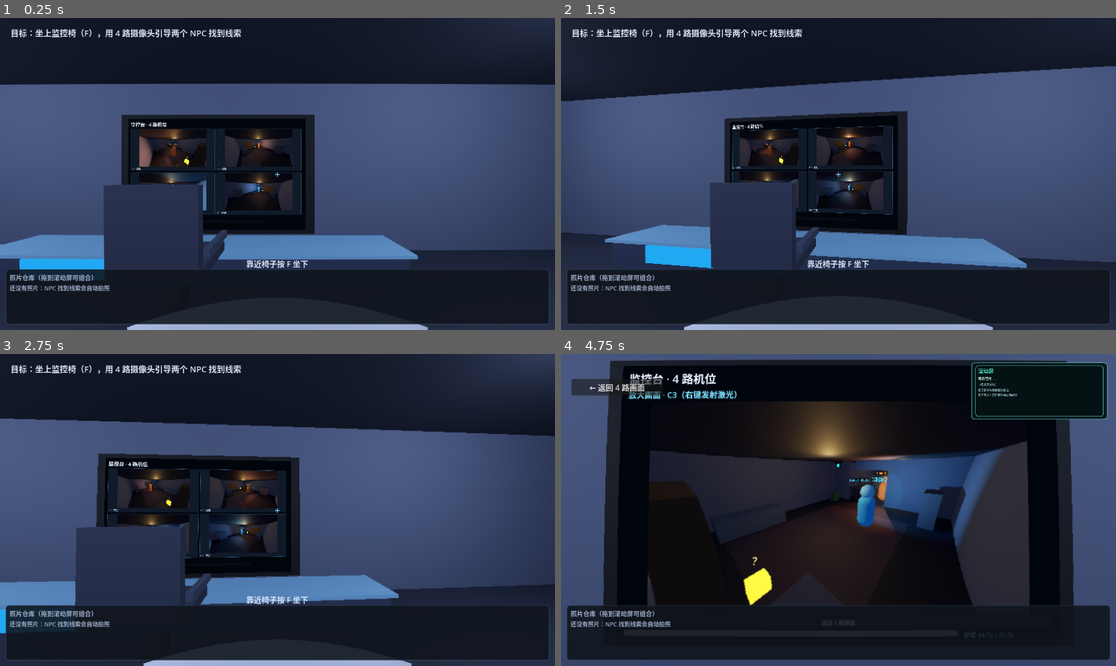
Above: before the commit, frames 1-4 (two rows, left to right).
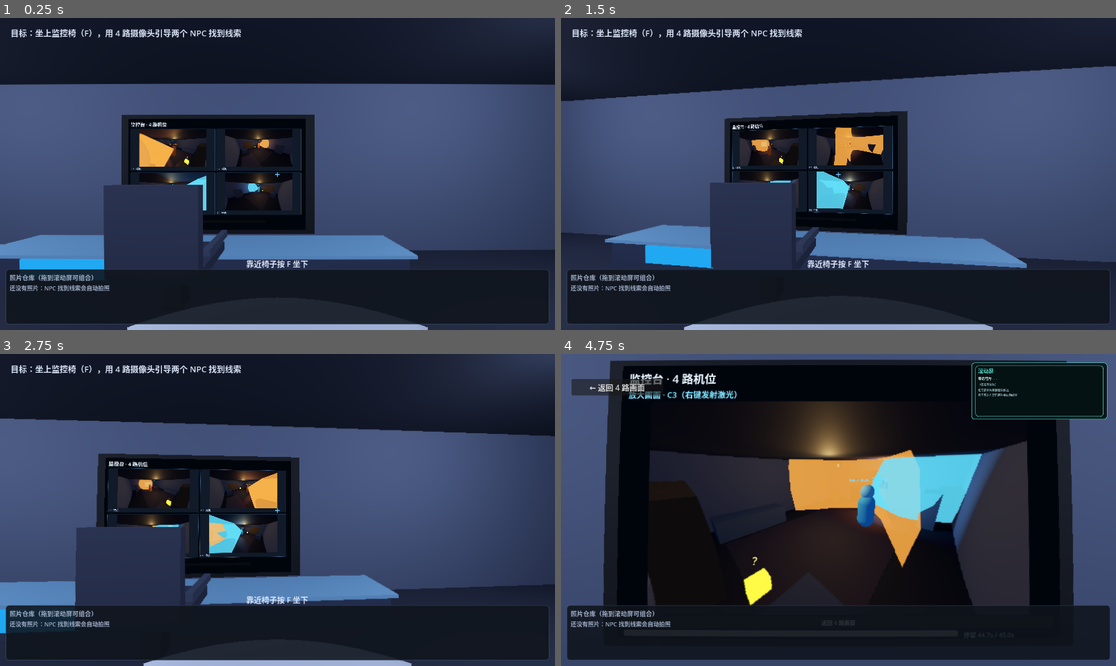
Above: after the commit, the same moments.

Repository: RequieMa/dual-faced-world
Game: Godot game, scene res://scenes/main.tscn
The game is run twice, just before and just after one commit, with the same random seed, the same clock (stepped at 60 frames per second) and the same inputs.
Inputs (mouse positions are in pixels of both pictures, inside the frame that each line leads up to):
- Up to frame 1 (0.25 s): no input
- Up to frame 2 (1.5 s): tap Enter at 0.5 s; move the mouse to (866, 174) at 0.52 s; hold Up from 0.53 s (still down); tap 1 at 0.6 s; click (866, 174) at 0.67 s; tap Space at 0.77 s; move the mouse to (810, 174) at 1.27 s; tap 2 at 1.35 s; click (810, 174) at 1.42 s
- Up to frame 3 (2.75 s): keep holding Up; tap Space at 1.52 s; move the mouse to (288, 503) at 2.02 s; tap 3 at 2.1 s; click (288, 503) at 2.17 s
- Up to frame 4 (4.75 s): keep holding Up; move the mouse to (832, 516) at 2.77 s; tap 4 at 2.85 s; click (832, 516) at 2.92 s; tap Space at 3.02, 3.77, 4.52 s; move the mouse to (877, 513) at 3.52 s; tap 0 at 3.6 s; click (877, 513) at 3.67 s; move the mouse to (794, 506) at 4.27 s; tap F at 4.35 s; click (794, 506) at 4.42 s

The runs differ from the first frame. In frame 1, 0.7% of the frame differs, in the area x 25-49%, y 36-62%; in frame 2, 1.3%; in frame 3, 1.1%; in frame 4, 6.3%, in the area x 40-76%, y 30-69%.

Commit message:
fix: 激光射线、视锥显示与 NPC 响应判定 (#55)
* fix: 激光射线、视锥显示与 NPC 响应判定

* fix: 激光射线、视锥显示与 NPC 响应判定

* fix: 显示激光射线并提高视锥不透明度

Diff:
--- a/scripts/room_demo/monitor_ui.gd
+++ b/scripts/room_demo/monitor_ui.gd
@@ -30,6 +30,8 @@
 var _notice: Label
 var _fisheye_material: ShaderMaterial
 var _snow_textures: Array[ImageTexture] = []
+var _laser_line: Line2D
+var _laser_tween: Tween
 
 
 func setup() -> void:
@@ -92,6 +94,16 @@
 	_big_feed.material = _fisheye_material
 	_big_feed.gui_input.connect(_on_big_feed_input)
 	_big_box.add_child(_big_feed)
+	_laser_line = Line2D.new()
+	_laser_line.name = "LaserLine"
+	_laser_line.width = 3.0
+	_laser_line.default_color = Color(1.0, 0.08, 0.03, 0.95)
+	_laser_line.joint_mode = Line2D.LINE_JOINT_ROUND
+	_laser_line.begin_cap_mode = Line2D.LINE_CAP_ROUND
+	_laser_line.end_cap_mode = Line2D.LINE_CAP_ROUND
+	_laser_line.z_index = 10
+	_laser_line.visible = false
+	_big_feed.add_child(_laser_line)
 	var back := _button("返回 4 路画面")
 	back.pressed.connect(func(): close_feed_requested.emit())
 	_big_box.add_child(back)
@@ -187,6 +199,8 @@
 
 func set_selected(feed_id: String) -> void:
 	_selected = feed_id
+	if _laser_line != null:
+		_laser_line.visible = false
 	_grid_box.visible = feed_id.is_empty()
 	_big_box.visible = not feed_id.is_empty()
 	if feed_id.is_empty():
@@ -228,8 +242,24 @@
 	if size.x <= 0.0 or size.y <= 0.0:
 		return
 	var uv := _big_feed.get_local_mouse_position() / size
+	# 从相机视角看，3D 光束沿视线只能看到一个端点；这里补屏幕空间射线。
+	_flash_laser(_big_feed.get_local_mouse_position())
 	laser_requested.emit(_selected, _undistort_uv(uv))
 	_big_feed.accept_event()
+
+
+func _flash_laser(local_point: Vector2) -> void:
+	if _laser_line == null:
+		return
+	if _laser_tween != null and _laser_tween.is_valid():
+		_laser_tween.kill()
+	_laser_line.points = PackedVector2Array([_big_feed.size * 0.5, local_point])
+	_laser_line.modulate.a = 1.0
+	_laser_line.visible = true
+	_laser_tween = create_tween()
+	_laser_tween.tween_interval(0.45)
+	_laser_tween.tween_property(_laser_line, "modulate:a", 0.0, 0.35)
+	_laser_tween.tween_callback(func(): _laser_line.visible = false)
 
 
 func uses_fisheye() -> bool:
--- a/scripts/room_demo/npc_actor.gd
+++ b/scripts/room_demo/npc_actor.gd
@@ -140,16 +140,74 @@
 
 ## 收到玩家激光/截图信号。超出范围或仍在“忽略期”返回 false。
 func receive_signal(point: Vector3, now: float = -1.0) -> bool:
+	if global_position.distance_to(point) > signal_range:
+		return false
+	return _accept_signal(point, now)
+
+
+## 激光射线与视锥相交才响应；不能只按落点距离判断。
+func receive_laser(ray_origin: Vector3, ray_end: Vector3, now: float = -1.0) -> bool:
+	if not _ray_intersects_vision_cone(ray_origin, ray_end):
+		return false
+	return _accept_signal(ray_end, now)
+
+
+func _accept_signal(point: Vector3, now: float) -> bool:
 	var at := _now if now < 0.0 else now
 	if at < _ignore_until:
-		return false
-	if global_position.distance_to(point) > signal_range:
 		return false
 	_target = Vector3(point.x, global_position.y, point.z)
 	_signal_active = true
 	_seeking_clue_id = ""
 	_set_state(STATE_SEEK)
 	return true
+
+
+## 有限线段与有限视锥（顶点在眼睛、轴为视向、半角 vision_half_angle）求交。
+func _ray_intersects_vision_cone(ray_origin: Vector3, ray_end: Vector3) -> bool:
+	var apex := _vision_origin()
+	var axis := _vision_forward()
+	if axis.length_squared() < 0.0001:
+		return false
+	var height := _vision_length
+	if height <= 0.01:
+		height = vision_range
+	var k := tan(deg_to_rad(vision_half_angle))
+
+	var v := ray_origin - apex
+	var w := ray_end - ray_origin
+	var dv := w.dot(axis)
+	var c := v.dot(axis)
+	var v_perp := v - axis * c
+	var w_perp := w - axis * dv
+	var a := w_perp.length_squared() - k * k * dv * dv
+	var b := 2.0 * (v_perp.dot(w_perp) - k * k * c * dv)
+	var d := v_perp.length_squared() - k * k * c * c
+
+	if _point_in_vision_cone(ray_origin, apex, axis, height, k) 			or _point_in_vision_cone(ray_end, apex, axis, height, k):
+		return true
+	if absf(a) < 0.00001:
+		if absf(b) < 0.00001:
+			return false
+		var t := -d / b
+		return t >= 0.0 and t <= 1.0 and _point_in_vision_cone(ray_origin + w * t, apex, axis, height, k)
+	var disc := b * b - 4.0 * a * d
+	if disc < 0.0:
+		return false
+	var root := sqrt(disc)
+	for t in [(-b - root) / (2.0 * a), (-b + root) / (2.0 * a)]:
+		if t >= 0.0 and t <= 1.0 and _point_in_vision_cone(ray_origin + w * t, apex, axis, height, k):
+			return true
+	return false
+
+
+func _point_in_vision_cone(point: Vector3, apex: Vector3, axis: Vector3,
+		height: float, k: float) -> bool:
+	var offset := point - apex
+	var axial := offset.dot(axis)
+	if axial < 0.0 or axial > height:
+		return false
+	return (offset - axis * axial).length() <= k * axial
 
 
 ## 目标点是否在视锥内，且到目标点的射线不被墙/家具挡住。
@@ -472,7 +530,7 @@
 	_cone_visual.cast_shadow = GeometryInstance3D.SHADOW_CASTING_SETTING_OFF
 	var cone_material := StandardMaterial3D.new()
 	cone_material.transparency = BaseMaterial3D.TRANSPARENCY_ALPHA
-	cone_material.albedo_color = Color(body_color.r, body_color.g, body_color.b, 0.05)
+	cone_material.albedo_color = Color(body_color.r, body_color.g, body_color.b, 0.8)
 	cone_material.shading_mode = BaseMaterial3D.SHADING_MODE_UNSHADED
 	cone_material.cull_mode = BaseMaterial3D.CULL_DISABLED
 	_cone_visual.material_override = cone_material
@@ -492,7 +550,8 @@
 		cone_mesh.bottom_radius = tan(deg_to_rad(vision_half_angle))
 		cone_mesh.top_radius = 0.02
 	if _cone_visual != null:
-		var visual_length := minf(_vision_length, 1.2)
+		# 一直画到第一个遮挡物；没有遮挡就画满视距。
+		var visual_length := maxf(_vision_length, 0.12)
 		_cone_visual.scale = Vector3(visual_length, visual_length, visual_length)
 		_cone_visual.position = Vector3(0, 0, -visual_length * 0.5)
 
--- a/scripts/room_demo/room_demo.gd
+++ b/scripts/room_demo/room_demo.gd
@@ -251,8 +251,9 @@
 	var camera: Camera3D = feed["camera"]
 	var viewport: SubViewport = feed["viewport"]
 	var screen_point := normalized * Vector2(viewport.size)
-	var origin := camera.project_ray_origin(screen_point)
-	var direction := camera.project_ray_normal(screen_point)
+	# screen point -> world：从当前机位相机位置出发，沿该屏幕点的投影方向。
+	var origin: Vector3 = camera.global_position
+	var direction: Vector3 = camera.project_ray_normal(screen_point).normalized()
 	var point := origin + direction * 14.0
 	var query := PhysicsRayQueryParameters3D.create(origin, origin + direction * 40.0)
 	query.collision_mask = 0xFFFFFFFF
@@ -262,9 +263,10 @@
 	_spawn_beam(origin, point)
 	var accepted: Array[String] = []
 	for npc in npcs:
-		if is_instance_valid(npc) and npc.receive_signal(point):
+		if is_instance_valid(npc) and npc.receive_laser(origin, point):
 			accepted.append(npc.npc_id)
-	last_laser = {"point": point, "accepted": accepted, "feed": feed_id}
+	last_laser = {"origin": origin, "direction": direction, "point": point,
+		"accepted": accepted, "feed": feed_id}
 	var message := "激光没有引起注意（超出范围或莽撞 NPC 暂时不信了）"
 	if not accepted.is_empty():
 		message = "激光信号：%s 响应" % "、".join(accepted)
@@ -274,23 +276,51 @@
 
 
 func _spawn_beam(from: Vector3, to: Vector3) -> void:
-	var length := from.distance_to(to)
+	var total := from.distance_to(to)
+	if total <= 0.05:
+		return
+	# 射线起点仍是相机；视觉光束从相机前方起画，避免相机处在几何体内部糊满屏。
+	var direction := (to - from) / total
+	var visual_from := from + direction * minf(0.8, total * 0.5)
+	var length := visual_from.distance_to(to)
 	if length <= 0.05:
 		return
-	var beam := MeshInstance3D.new()
-	var box := BoxMesh.new()
-	box.size = Vector3(0.035, 0.035, length)
-	beam.mesh = box
-	var material := StandardMaterial3D.new()
-	material.albedo_color = Color(1.0, 0.25, 0.2)
-	material.emission_enabled = true
-	material.emission = Color(1.0, 0.15, 0.1)
-	material.emission_energy_multiplier = 4.0
-	beam.material_override = material
-	beam.position = (from + to) * 0.5
+	var beam := Node3D.new()
+	beam.name = "LaserBeam"
+	add_child(beam)
+	beam.position = (visual_from + to) * 0.5
 	beam.look_at(to, Vector3.UP)
-	add_child(beam)
-	get_tree().create_timer(1.6).timeout.connect(beam.queue_free)
+
+	var core_mesh := BoxMesh.new()
+	core_mesh.size = Vector3(0.012, 0.012, length)
+	var core := MeshInstance3D.new()
+	core.mesh = core_mesh
+	core.cast_shadow = GeometryInstance3D.SHADOW_CASTING_SETTING_OFF
+	var core_material := StandardMaterial3D.new()
+	core_material.shading_mode = BaseMaterial3D.SHADING_MODE_UNSHADED
+	core_material.albedo_color = Color(1.0, 0.12, 0.05)
+	core_material.emission_enabled = true
+	core_material.emission = Color(1.0, 0.05, 0.02)
+	core_material.emission_energy_multiplier = 8.0
+	core.material_override = core_material
+	beam.add_child(core)
+
+	# 加法辉光层，让细激光在监控画面里也能看见。
+	var glow_mesh := BoxMesh.new()
+	glow_mesh.size = Vector3(0.035, 0.035, length)
+	var glow := MeshInstance3D.new()
+	glow.mesh = glow_mesh
+	glow.cast_shadow = GeometryInstance3D.SHADOW_CASTING_SETTING_OFF
+	var glow_material := StandardMaterial3D.new()
+	glow_material.shading_mode = BaseMaterial3D.SHADING_MODE_UNSHADED
+	glow_material.transparency = BaseMaterial3D.TRANSPARENCY_ALPHA
+	glow_material.blend_mode = BaseMaterial3D.BLEND_MODE_ADD
+	glow_material.cull_mode = BaseMaterial3D.CULL_DISABLED
+	glow_material.albedo_color = Color(1.0, 0.05, 0.02, 0.18)
+	glow.material_override = glow_material
+	beam.add_child(glow)
+
+	get_tree().create_timer(2.5).timeout.connect(beam.queue_free)
 
 
 func _spawn_explosion(position: Vector3) -> void:
--- a/tests/test_room_demo.gd
+++ b/tests/test_room_demo.gd
@@ -107,6 +107,17 @@
 		reckless.tick(2.0, [])
 	_check("莽撞 NPC 跑空多次后进入忽略状态", reckless.is_ignoring_signals(), str(reckless.get_state()))
 	_check("忽略状态下拒绝信号", not reckless.receive_signal(Vector3(0.5, 0, 0)))
+
+	var laser_npc = load(NPC_SCRIPT).new()
+	root.add_child(laser_npc)
+	laser_npc.configure("npc_laser", "cautious", Vector3(0, 0, 0), [Vector3(0, 0, 0)])
+	_check("射线穿过视锥才响应",
+		laser_npc.receive_laser(Vector3(0, 1.45, 3), Vector3(0, 1.45, -3), 0.0))
+	_check("偏移射线不响应",
+		not laser_npc.receive_laser(Vector3(3, 1.45, 3), Vector3(3, 1.45, -3), 0.0))
+	_check("没到达视锥的短射线不响应",
+		not laser_npc.receive_laser(Vector3(0, 1.45, 3), Vector3(0, 1.45, 1), 0.0))
+	laser_npc.queue_free()
 
 	var cautious = load(NPC_SCRIPT).new()
 	root.add_child(cautious)
@@ -175,11 +186,29 @@
 	_check("坐下后鼠标事件能转发到 3D 监控屏", demo._forward_mouse_to_monitor(motion))
 	demo.monitor_ui.feed_clicked.emit("C2")
 	_check("屏幕 UI 点击信号能选中机位", String(demo.selected_feed) == "C2")
+	var laser_line: Line2D = demo.monitor_ui._laser_line
+	demo.monitor_ui._flash_laser(Vector2(120, 60))
+	_check("监控画面有 2D 激光线", laser_line != null and laser_line.visible
+		and laser_line.points.size() == 2)
 	demo.set_seated(false)
 	_check("站起后玩家状态同步", not demo.player.seated)
 
 	_check("可以选中 C1", demo.select_feed("C1"))
 	_check("C1 成为当前机位", String(demo.camera_session.get_state().get("current", "")) == "C1")
+	var click_uv := Vector2(0.7, 0.4)
+	var laser_result: Dictionary = demo.fire_laser("C1", click_uv)
+	var c1_feed: Dictionary = demo._feed_by_id("C1")
+	var c1_camera: Camera3D = c1_feed["camera"]
+	var c1_viewport: SubViewport = c1_feed["viewport"]
+	_check("激光从当前机位相机出发",
+		(laser_result.get("origin", Vector3.INF) as Vector3).is_equal_approx(c1_camera.global_position))
+	var expected_dir: Vector3 = c1_camera.project_ray_normal(click_uv * Vector2(c1_viewport.size)).normalized()
+	_check("激光方向来自屏幕点投影",
+		(laser_result.get("direction", Vector3.ZERO) as Vector3).dot(expected_dir) > 0.999)
+	var laser_vec: Vector3 = (laser_result.get("point", Vector3.ZERO) as Vector3) - (laser_result.get("origin", Vector3.ZERO) as Vector3)
+	_check("激光落点沿该屏幕方向",
+		laser_vec.length() > 0.1 and laser_vec.normalized().dot(expected_dir) > 0.999,
+		str(laser_vec))
 	demo.tick(999.0)
 	_check("停留超时后机位烧毁", demo.camera_session.is_burned("C1"))
 	_check("烧毁画面显示雪花", demo.monitor_ui.is_burned_visual("C1"))
--- a/tests/test_room_npc_behavior.gd
+++ b/tests/test_room_npc_behavior.gd
@@ -7,7 +7,7 @@
 
 const MAIN_SCENE := "res://scenes/main.tscn"
 const NPC_SCRIPT := "res://scripts/room_demo/npc_actor.gd"
-const EXPECTED_CHECKS := 38
+const EXPECTED_CHECKS := 40
 
 var _failures: Array[String] = []
 var _checks: int = 0
@@ -88,6 +88,13 @@
 	var cone_material := cone.material_override as StandardMaterial3D if cone != null else null
 	_check("可见锥体双面渲染",
 		cone_material != null and cone_material.cull_mode == BaseMaterial3D.CULL_DISABLED)
+	_check("可见锥体透明度 80%",
+		cone_material != null and is_equal_approx(cone_material.albedo_color.a, 0.8),
+		"" if cone_material == null else str(cone_material.albedo_color.a))
+	var vision_length := float(npc.get_state().get("vision_length", 0.0))
+	_check("锥体一直画到遮挡距离",
+		cone != null and absf(cone.scale.x - vision_length) < 0.05,
+		"" if cone == null else "cone=%.2f vision=%.2f" % [cone.scale.x, vision_length])
 	_check("NPC 初始在停顿", String(npc.state) == "pause", str(npc.state))
 
 	# 4) NPC 有起步加速和走路起伏。
